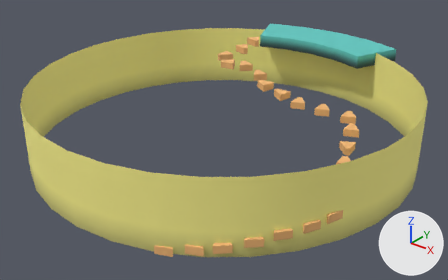
The glTF model assets/chunks/Chunk02.glb, before and after one commit.
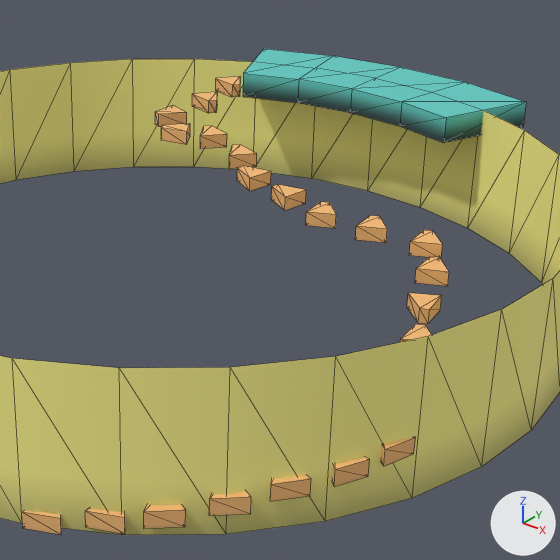
Each version is shown whole from a 50 mm lens placed at (56.1, -70.2, 44.4), pointed at (0.2, -0.2, 1.0), then close up on the part from 32% to 92% of the width and 0% to 96% of the height. The axes (+X, +Y, +Z) are drawn at lower right. The lights are the same throughout. The close-ups show mesh edges as thin lines. Objects named as collision shapes, trigger or cutter boxes, shadow casters or lower levels of detail are left out. Where no turn or scale is listed for an object, it has been applied to the vertices. Vertices at the same position are counted once.

The first close-up shows 'Chunk02'.
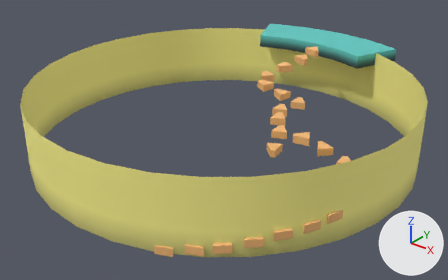
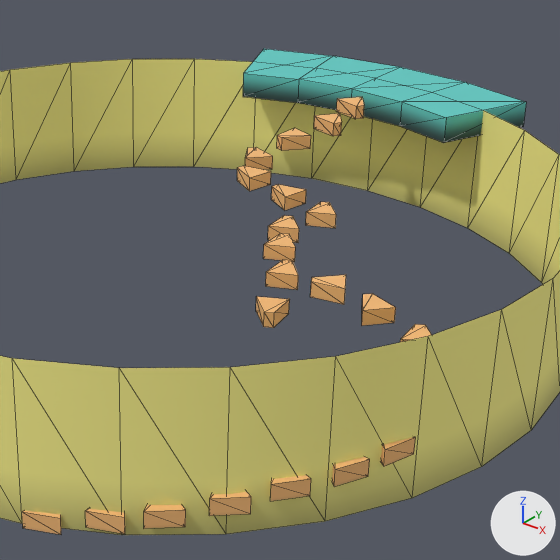
Changed parts and their boxes [x1, y1, x2, y2] in the close-ups (560 x 560 px; the box of a moved part takes in the faces that stretch with it):
```json
{"part": 1, "of": "me_cylinder_033", "change": "moved or reshaped", "before": [407, 293, 442, 324], "after": [256, 296, 290, 328]}
{"part": 2, "of": "me_cylinder_033", "change": "moved or reshaped", "before": [415, 257, 449, 286], "after": [266, 260, 298, 290]}
{"part": 3, "of": "me_cylinder_033", "change": "moved or reshaped", "before": [409, 230, 443, 259], "after": [263, 233, 296, 262]}
{"part": 4, "of": "me_cylinder_033", "change": "moved or reshaped", "before": [355, 215, 387, 243], "after": [268, 215, 299, 243]}
{"part": 5, "of": "me_cylinder_033", "change": "moved or reshaped", "before": [229, 145, 257, 168], "after": [245, 147, 273, 170]}
{"part": 6, "of": "me_cylinder_033", "change": "moved or reshaped", "before": [200, 126, 227, 149], "after": [362, 294, 396, 326]}
{"part": 7, "of": "me_cylinder_033", "change": "moved or reshaped", "before": [161, 123, 190, 145], "after": [310, 275, 346, 304]}
{"part": 8, "of": "me_cylinder_033", "change": "moved or reshaped", "before": [155, 105, 187, 127], "after": [277, 128, 311, 151]}
{"part": 9, "of": "me_cylinder_033", "change": "moved or reshaped", "before": [192, 92, 217, 113], "after": [314, 113, 342, 136]}
{"part": 10, "of": "me_cylinder_033", "change": "moved or reshaped", "before": [216, 76, 240, 97], "after": [336, 97, 364, 119]}
```

The change, as JSON lines over the scene's bpy script:
```json
{"block": "me_cylinder_033", "where": "me_cylinder_033.from_pydata(...)  # 268 vertices, 376 faces; spans x -30.0..30.0, y -30.0..34.7, z -0.2..10.8"}
{"block": "me_cylinder_033", "where": "# used by ob_chunk02; location = (0.0, 0.0, 0.0)"}
{"block": "me_cylinder_033", "change": "me_cylinder_033 part 1: the loose piece of 8 vertices spanning x 17.9..20.3, y 3.2..6.0, z 3.2..4.3 is moved by (-8.1, -7.2, 0.0)"}
{"block": "me_cylinder_033", "change": "me_cylinder_033 part 2: the loose piece of 8 vertices spanning x 17.2..19.6, y 6.7..9.5, z 4.3..5.4 is moved by (-8.1, -7.2, 0.0)"}
{"block": "me_cylinder_033", "change": "me_cylinder_033 part 3: the loose piece of 8 vertices spanning x 15.4..17.7, y 9.0..11.8, z 5.1..6.3 is moved by (-8.1, -7.2, 0.0)"}
{"block": "me_cylinder_033", "change": "me_cylinder_033 part 4: the loose piece of 8 vertices spanning x 10.8..13.1, y 9.0..11.8, z 5.1..6.3 is moved by (-5.2, -4.1, 0.0)"}
{"block": "me_cylinder_033", "change": "me_cylinder_033 part 5: the loose piece of 8 vertices spanning x -4.0..-1.2, y 11.5..14.2, z 7.0..8.1 is moved by (1.4, 0.2, 0.0)"}
{"block": "me_cylinder_033", "change": "me_cylinder_033 part 6: the loose piece of 8 vertices spanning x -7.7..-4.9, y 12.4..15.1, z 7.6..8.7 is moved by (24.4, -13.9, -3.3)"}
{"block": "me_cylinder_033", "change": "me_cylinder_033 part 7: the loose piece of 8 vertices spanning x -10.7..-7.9, y 12.0..14.5, z 7.6..8.7 is moved by (24.4, -13.9, -2.2)"}
{"block": "me_cylinder_033", "change": "me_cylinder_033 part 8: the loose piece of 8 vertices spanning x -12.6..-10.3, y 13.7..16.5, z 8.0..9.2 is moved by (11.8, 1.6, 0.0)"}
{"block": "me_cylinder_033", "change": "me_cylinder_033 part 9: the loose piece of 8 vertices spanning x -11.7..-8.9, y 17.5..20.0, z 8.8..10.0 is moved by (11.8, 1.6, 0.0)"}
{"block": "me_cylinder_033", "change": "me_cylinder_033 part 10: the loose piece of 8 vertices spanning x -11.5..-8.7, y 20.7..23.3, z 9.6..10.7 is moved by (11.8, 1.6, 0.0)"}
```
